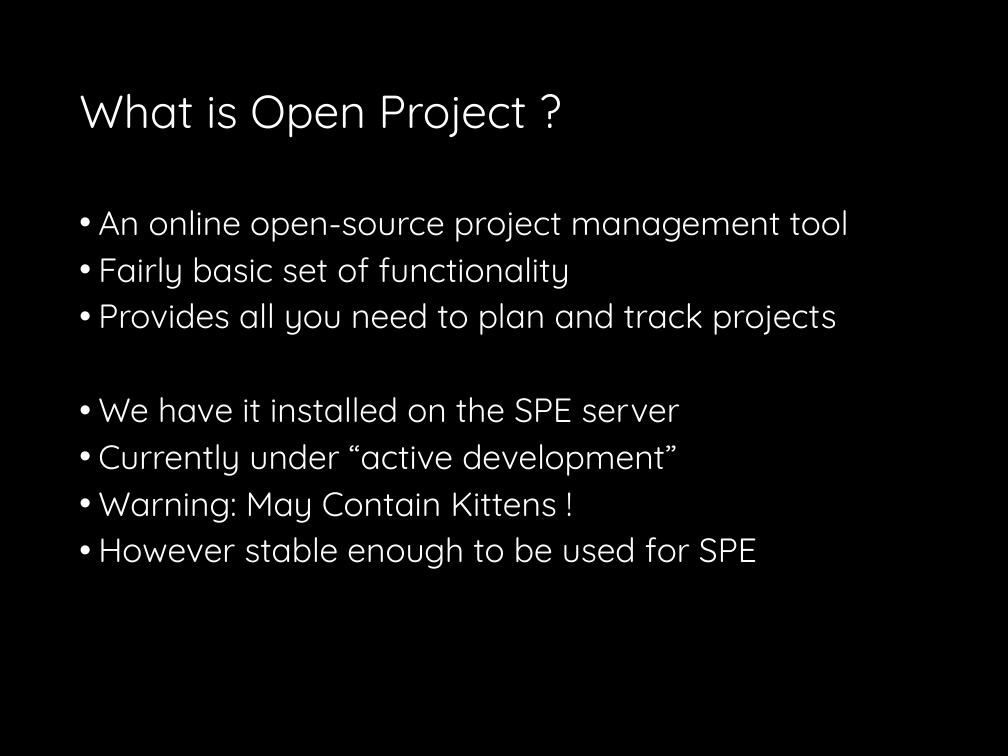
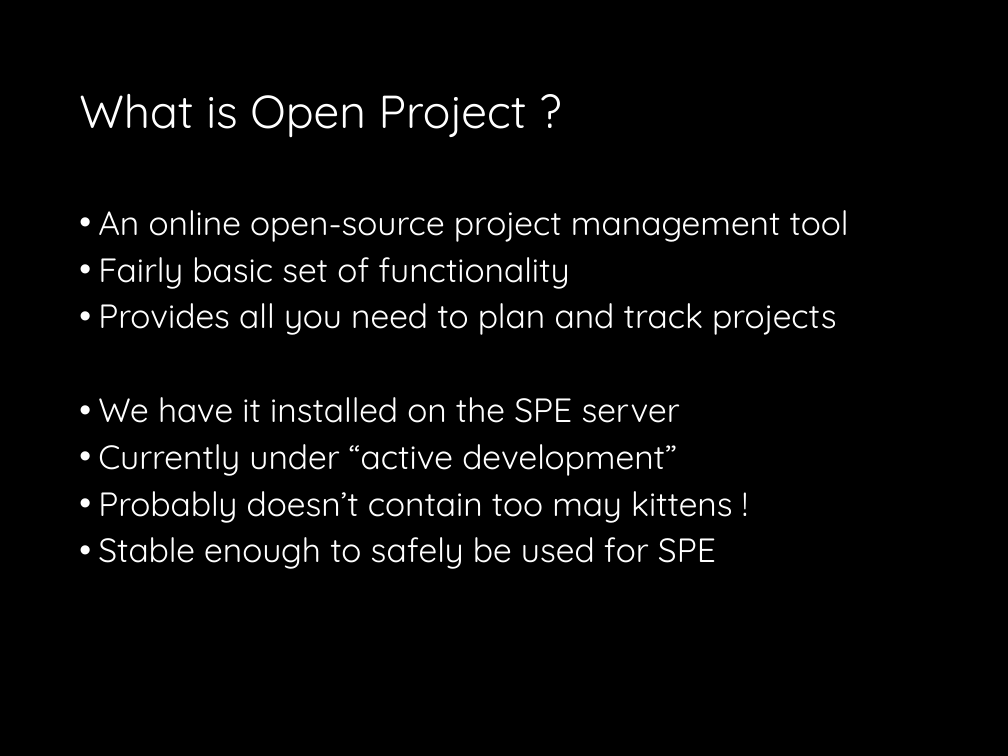
Before and after one commit to fossabot/SPE2018, a slide deck: slide 2 of Lecture Slides/02 Open Project.pptx. Drawn at 1008x756 pixels with LibreOffice and Linux fonts; fonts in the diff are those of the drawing. Boxes give left, top, right and bottom in pixels: in the first picture for what was removed or moved away, otherwise in the second. Text is boxed around its words. In the diff, an @@ line names an element or a change of style, - is before the commit and + after.

Commit message:
Tweaks

```diff
--- a/Lecture Slides/02 Open Project.pptx
+++ b/Lecture Slides/02 Open Project.pptx
@@ text at [98,491,733,569]: text changed @@
-• Warning: May Contain Kittens !
-• However stable enough to be used for SPE
+• Probably doesn’t contain too may kittens !
+• Stable enough to safely be used for SPE
```
